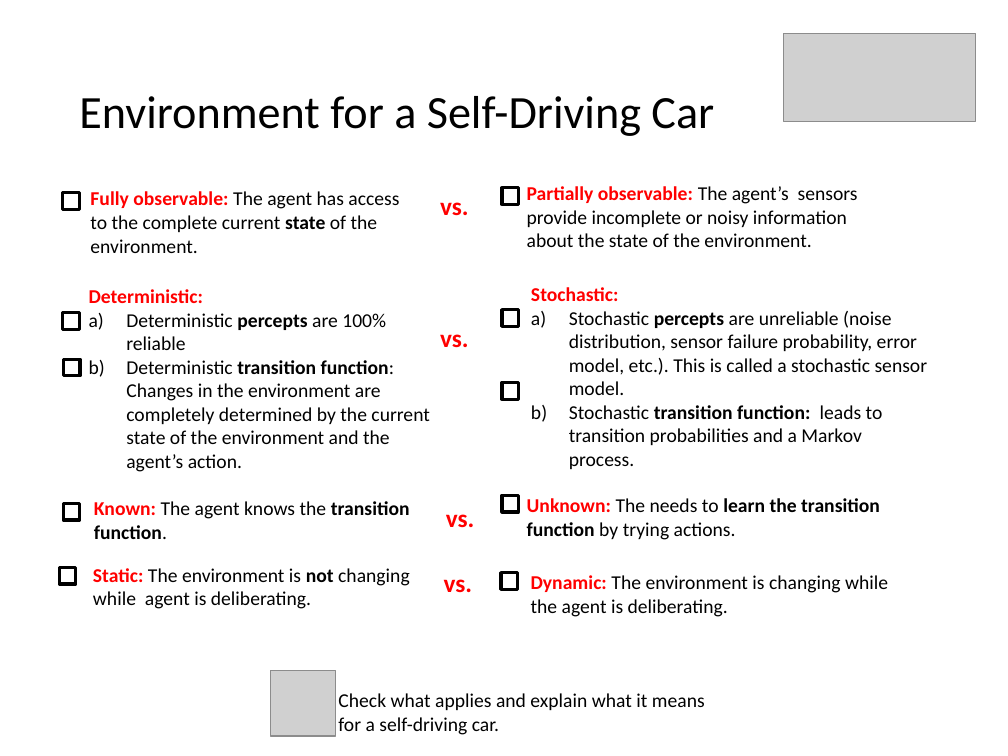
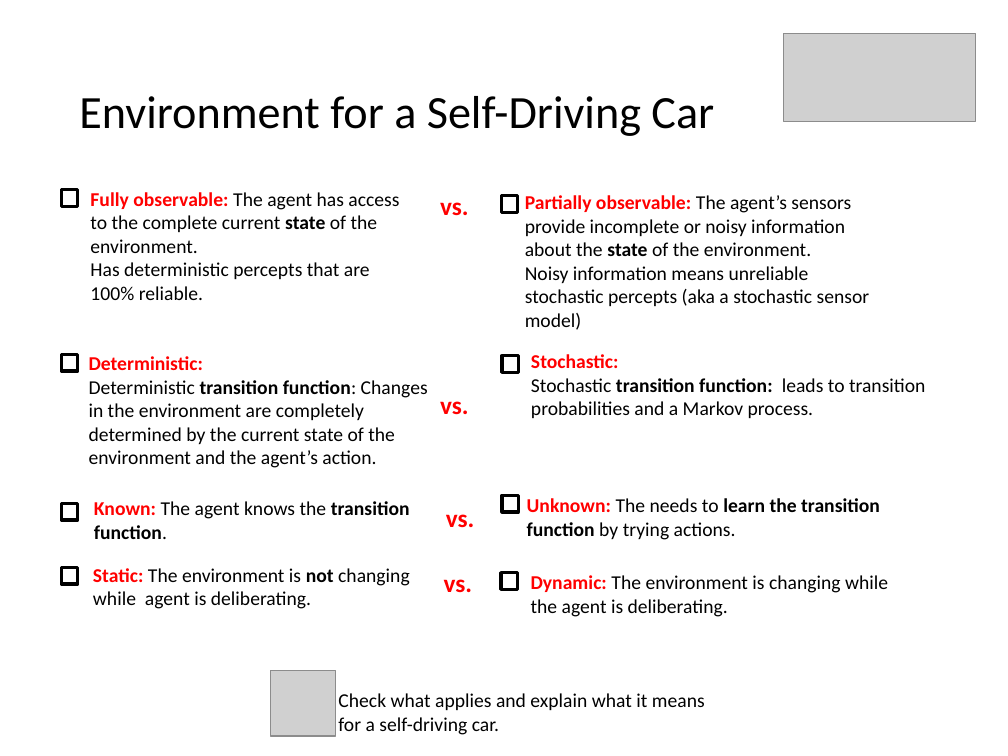
Before and after one commit to mhahsler/CS7320-AI, a slide deck: slide 20 of slides/02_agents_discussion.pptx (slide 19 before the commit). Drawn at 1008x756 pixels with LibreOffice and Linux fonts; fonts in the diff are those of the drawing; grey boxes stand for pictures. Boxes give left, top, right and bottom in pixels: in the first picture for what was removed or moved away, otherwise in the second. Text is boxed around its words. In the diff, an @@ line names an element or a change of style, - is before the commit and + after.

Commit message:
added when we talk about assignments.

```diff
--- a/slides/02_agents_discussion.pptx
+++ b/slides/02_agents_discussion.pptx
@@ text at box(90, 192, 399, 300): text changed @@
-Fully observable: The agent has access to the complete current state of the environment.
+Fully observable: The agent has access to the complete current state of the environment.
+Has deterministic percepts that are 100% reliable.
@@ rectangle: place and size @@
-rectangle at box(502, 187, 518, 205)
+rectangle at box(501, 196, 517, 213)
@@ text at box(525, 195, 870, 330): text changed @@
-Partially observable: The agent’s sensors provide incomplete or noisy information about the state of the environment.
+Partially observable: The agent’s sensors provide incomplete or noisy information about the state of the environment.
+Noisy information means unreliable stochastic percepts (aka a stochastic sensor model)
@@ rectangle removed at box(62, 312, 79, 330) @@
@@ text at box(126, 313, 386, 350): paragraph removed @@
-a) Deterministic percepts are 100% reliable
@@ rectangle removed at box(502, 309, 518, 327) @@
@@ text at box(569, 311, 928, 395): paragraph removed @@
-a) Stochastic percepts are unreliable (noise distribution, sensor failure probability, error model, etc.). This is called a stochastic sensor model.
@@ rectangle: place and size @@
-rectangle at box(64, 359, 80, 376)
+rectangle at box(61, 354, 78, 371)
@@ text "Deterministic:": place and size @@
-text "Deterministic:" at box(89, 289, 429, 472)
+text "Deterministic:" at box(89, 356, 428, 468)
@@ rectangle: place and size @@
-rectangle at box(502, 382, 518, 399)
+rectangle at box(502, 356, 518, 373)
@@ text "Stochastic:": place and size @@
-text "Stochastic:" at box(531, 287, 928, 469)
+text "Stochastic:" at box(531, 354, 925, 418)
@@ text at box(89, 380, 428, 468): bullet a) to none @@
@@ text "vs.": place and size @@
-text "vs." at box(440, 334, 469, 348)
+text "vs." at box(440, 401, 469, 415)
@@ text at box(531, 378, 925, 418): bullet a) to none @@
```
Also in this commit, not shown: 2 slides added, 1 other file.
